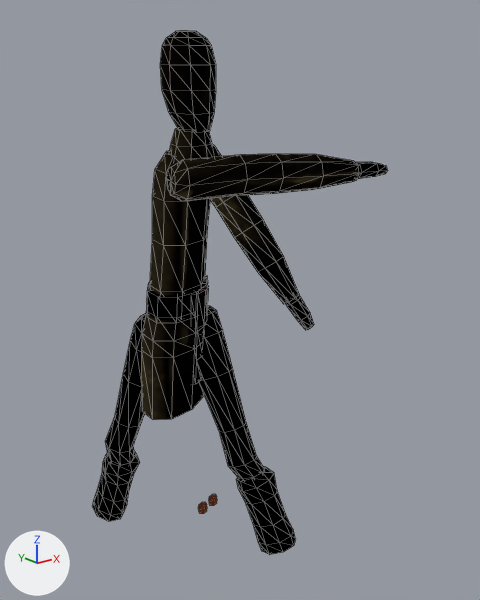
What one commit did to the glTF model dream/animations/players/player-grim.glb.
Before and after are seen from a 50 mm lens placed at (-1.76, -2.72, 2.33), pointed at (0.33, -0.1, 1.28). Every picture has the same lights, and +X, +Y and +Z are marked at lower left. The picture after the commit comes second. Both versions are drawn at frame 7 of the action 'cleave'; the numbers are the values there. Mesh edges are drawn as thin lines.

The first picture shows 'arm-left', 'arm-right', 'head', 'leg-left', 'leg-right', 'torso'.
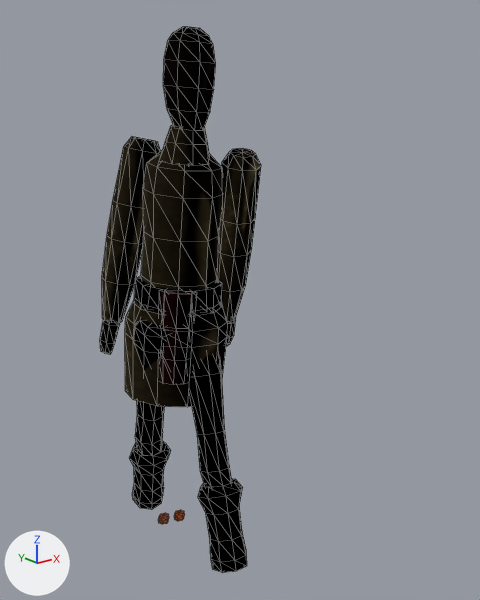
ob_root is not drawn itself; it is the parent of ob_torso, ob_leg_left, ob_leg_right.

Scene script edits in JSON lines:
```json
{"op": "set", "path": "ob_root.location", "old": "(0.0, 0.0, -0.091)", "new": "(0.0, 0.0, -0.0753)"}
{"op": "set", "path": "ob_torso.rotation_euler", "old": "(0.0863, -0.0512, 0.533)", "new": "(0.111, 0.0768, -0.602)", "note": "degrees (4.9, -2.9, 31) -> degrees (6.4, 4.4, -34)"}
{"op": "set", "path": "ob_head.rotation_euler", "old": "(-0.0576, -0.0175, -0.294)", "new": "(-0.0764, 0.0265, 0.333)", "note": "degrees (-3.3, -1, -17) -> degrees (-4.4, 1.5, 19)"}
{"op": "set", "path": "ob_arm_left.rotation_euler", "old": "(-0.669, 0.0, 0.0)", "new": "(0.168, 0.0, 0.0)", "note": "degrees (-38, 0, 0) -> degrees (9.6, 0, 0)"}
{"op": "set", "path": "ob_arm_right.rotation_euler", "old": "(-1.589, -0.00318, 0.77)", "new": "(-0.202, 0.000339, -0.741)", "note": "degrees (-91, -0.2, 44) -> degrees (-12, 0, -42)"}
{"op": "set", "path": "ob_leg_left.rotation_euler", "old": "(-0.377, -0.000152, 0.301)", "new": "(-0.342, 0.000121, -0.303)", "note": "degrees (-22, 0, 17) -> degrees (-20, 0, -17)"}
{"op": "set", "path": "ob_leg_right.rotation_euler", "old": "(0.377, 0.000152, 0.301)", "new": "(0.342, -0.000121, -0.303)", "note": "degrees (22, 0, 17) -> degrees (20, 0, -17)"}
```

Where the change shows, as pixel boxes (x1, y1, x2, y2) in the pictures (480 x 600 px):
```json
{"object": "torso", "change": "moved, turned", "before": [142, 151, 210, 420], "after": [125, 149, 228, 407]}
{"object": "arm-right", "change": "moved, turned", "before": [167, 154, 388, 202], "after": [100, 137, 161, 354]}
{"object": "leg-left", "change": "moved, turned", "before": [200, 306, 295, 554], "after": [190, 355, 247, 573]}
{"object": "leg-right", "change": "moved, turned", "before": [92, 313, 146, 521], "after": [129, 319, 171, 510]}
{"object": "arm-left", "change": "moved, turned", "before": [210, 144, 314, 330], "after": [217, 148, 261, 346]}
{"object": "head", "change": "moved, turned", "before": [160, 31, 217, 514], "after": [158, 27, 216, 524]}
```
